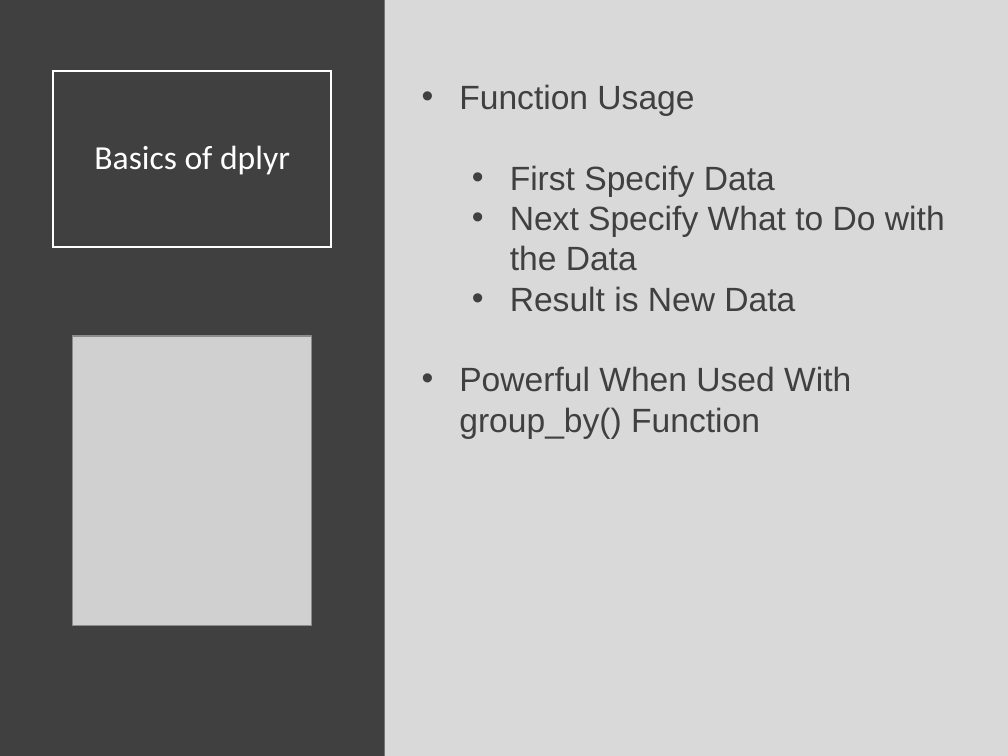
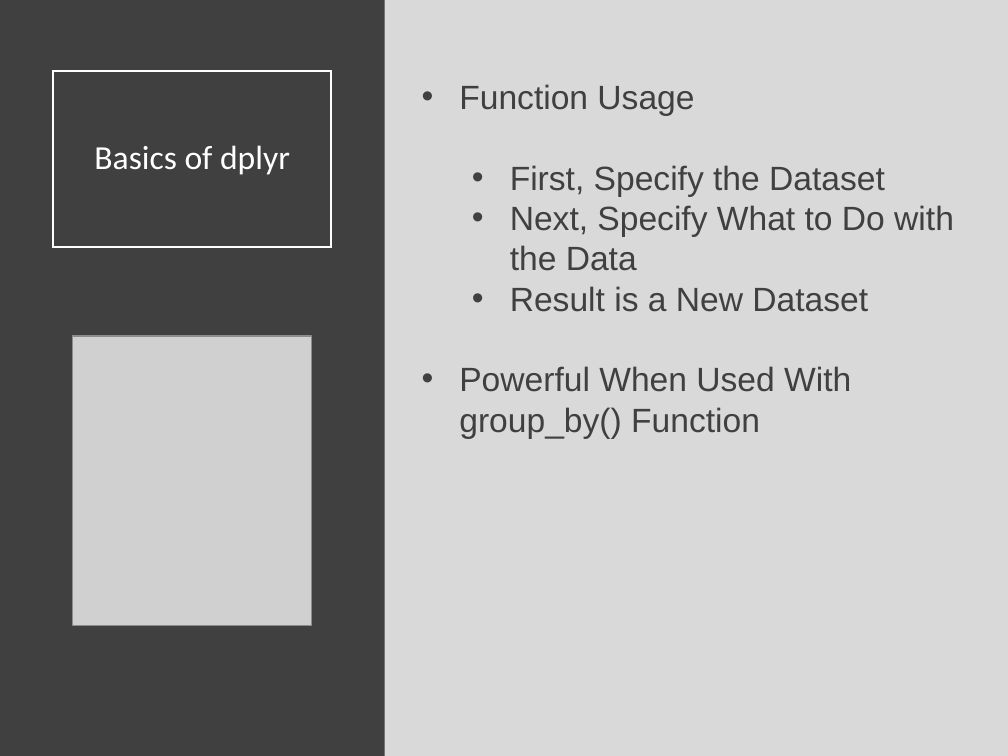
Before and after one commit to Yixf-Self/STOR320_WEBSITE, a slide deck: slide 6 of Lectures/Lecture 4/Lecture 4.pptx. Drawn at 1008x756 pixels with LibreOffice and Linux fonts; fonts in the diff are those of the drawing; grey boxes stand for pictures. Boxes give left, top, right and bottom in pixels: in the first picture for what was removed or moved away, otherwise in the second. Text is boxed around its words. In the diff, an @@ line names an element or a change of style, - is before the commit and + after.

Commit message:
Commit Lecture 4

```diff
--- a/Lectures/Lecture 4/Lecture 4.pptx
+++ b/Lectures/Lecture 4/Lecture 4.pptx
@@ text at [510,165,954,312]: text changed @@
-  • First Specify Data
-  • Next Specify What to Do with the Data
-  • Result is New Data
+  • First, Specify the Dataset
+  • Next, Specify What to Do with the Data
+  • Result is a New Dataset
```
Also in this commit, not shown: 1 other slide changed, 5 slides added, 3 other files.
